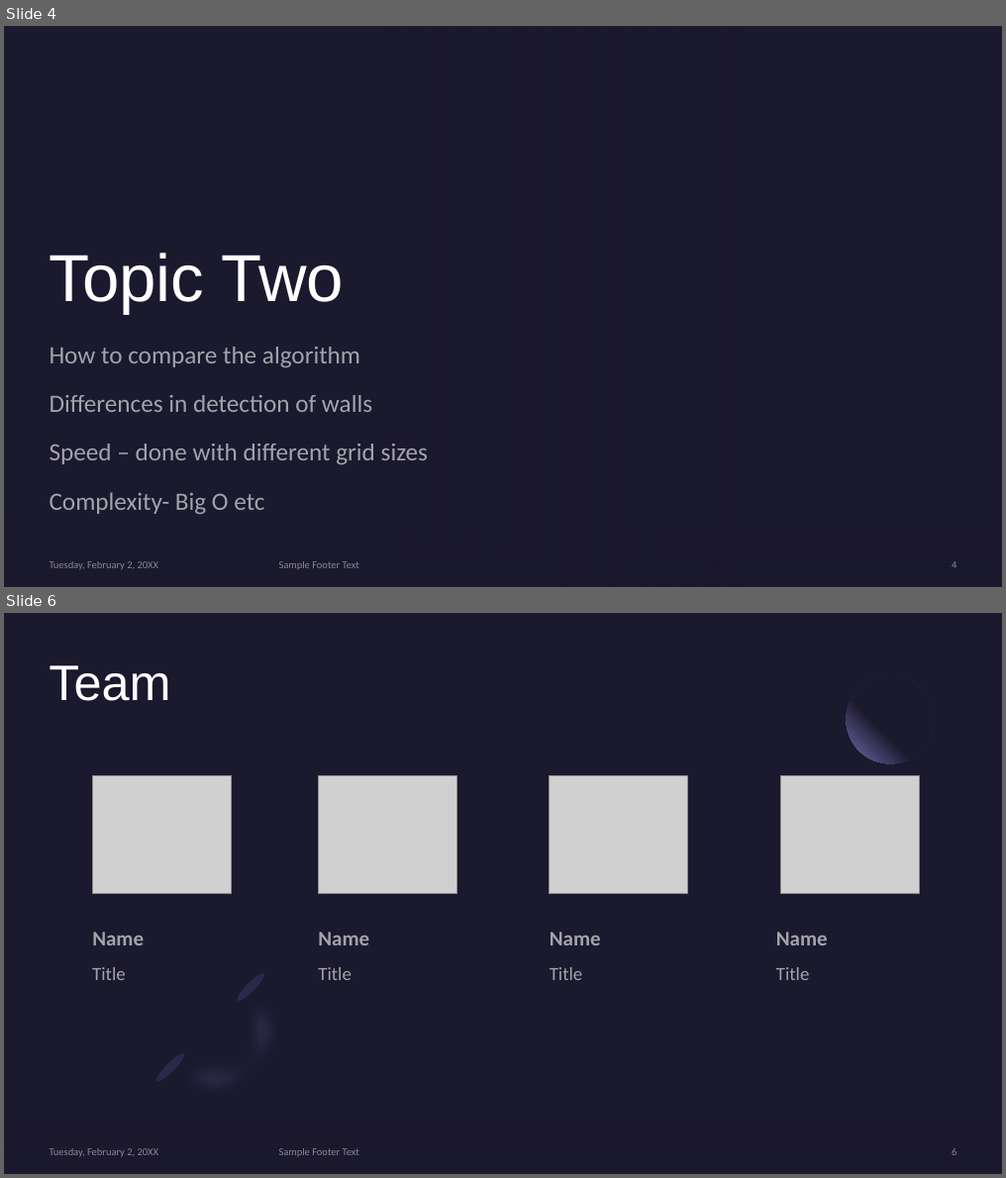
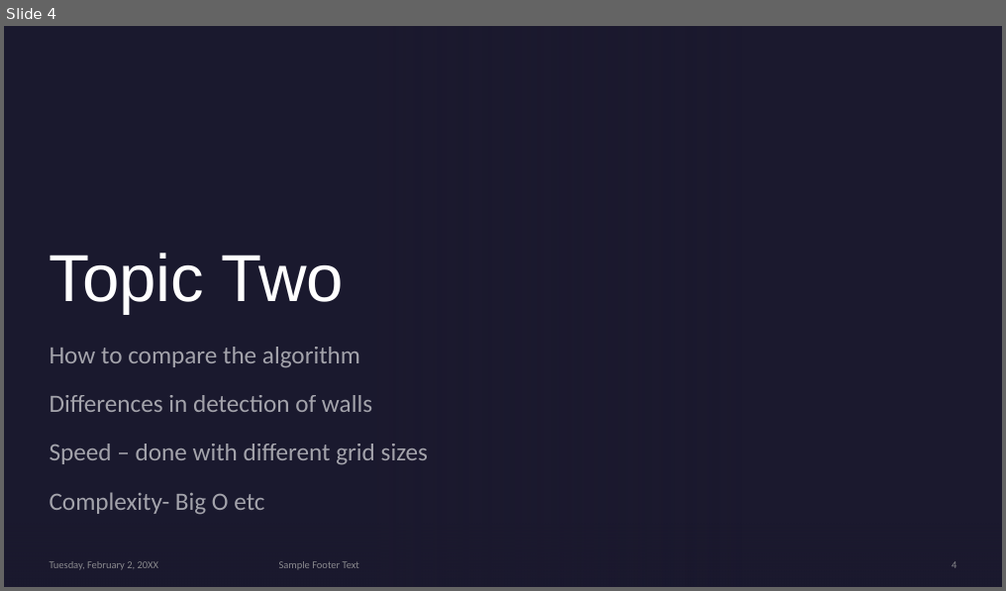
Before and after one commit to DonalHowe/FYP_Pathfinding, a slide deck: Documents/A comparison between A.pptx. Shown one above the other, each under a label of ours: slides 4 and 6 before the commit, slide 4 after it; the slides between them are not shown. The pictures are 1006x1178 and 1006x591 pixels, drawn with LibreOffice and Linux fonts; fonts in the diff are those of the drawing; grey boxes stand for pictures; background and template pictures are left out. Boxes give left, top, right and bottom in pixels: in the first picture for what was removed or moved away, otherwise in the second. Text is boxed around its words. In the diff, an @@ line names an element or a change of style, - is before the commit and + after.

```diff
--- a/Documents/A comparison between A.pptx
+++ b/Documents/A comparison between A.pptx
@@ slide 6 removed at (x1=4, y1=613, x2=1002, y2=1174), background #1B192E @@
@@ title removed at (x1=49, y1=665, x2=170, y2=701) @@
-Team
@@ ellipse removed at (x1=846, y1=675, x2=935, y2=763) @@
@@ picture removed at (x1=92, y1=776, x2=231, y2=894) @@
@@ picture removed at (x1=319, y1=776, x2=456, y2=894) @@
@@ picture removed at (x1=549, y1=776, x2=688, y2=894) @@
@@ picture removed at (x1=780, y1=776, x2=919, y2=894) @@
@@ text removed at (x1=92, y1=932, x2=144, y2=946) @@
-Name
@@ text removed at (x1=318, y1=932, x2=369, y2=946) @@
-Name
@@ text removed at (x1=549, y1=932, x2=601, y2=946) @@
-Name
@@ text removed at (x1=776, y1=932, x2=828, y2=946) @@
-Name
@@ text removed at (x1=92, y1=967, x2=126, y2=980) @@
-Title
@@ text removed at (x1=318, y1=967, x2=351, y2=980) @@
-Title
@@ text removed at (x1=549, y1=967, x2=583, y2=980) @@
-Title
@@ text removed at (x1=776, y1=967, x2=810, y2=980) @@
-Title
@@ group removed at (x1=148, y1=964, x2=319, y2=1136): 2 freeform shapes, 2 ellipses @@
@@ rectangle removed at (x1=4, y1=1085, x2=1002, y2=1174) @@
@@ text removed at (x1=50, y1=1149, x2=159, y2=1157) @@
-Tuesday, February 2, 20XX
@@ text removed at (x1=279, y1=1149, x2=359, y2=1157) @@
-Sample Footer Text
@@ page number removed at (x1=951, y1=1149, x2=956, y2=1156) @@
-6
```
Also in this commit, not shown: 2 slides changed, 3 other slides removed.
